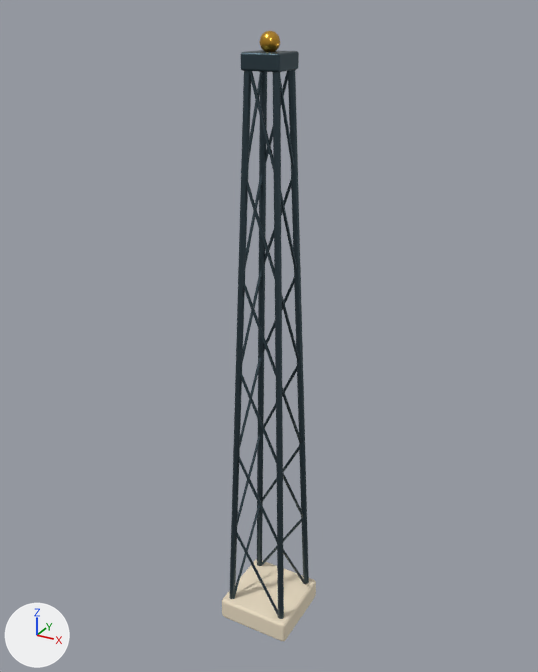
An edit to the glTF model godot/models/routes/rt_cable_pylon.glb, drawn before and after from the same camera.
Rendered twice from a camera (50 mm lens) standing at (4.32, -7.87, 8.54) and looking at (-0.09, 0.14, 4.53). Arrows for +X, +Y and +Z are at lower left; the lights stay in place. The picture after the commit comes second. Where no turn or scale is listed for an object, it has been applied to the vertices. Vertices at exactly the same position are counted once.

In view in the first picture: 'rt_cable_pylon_body'.
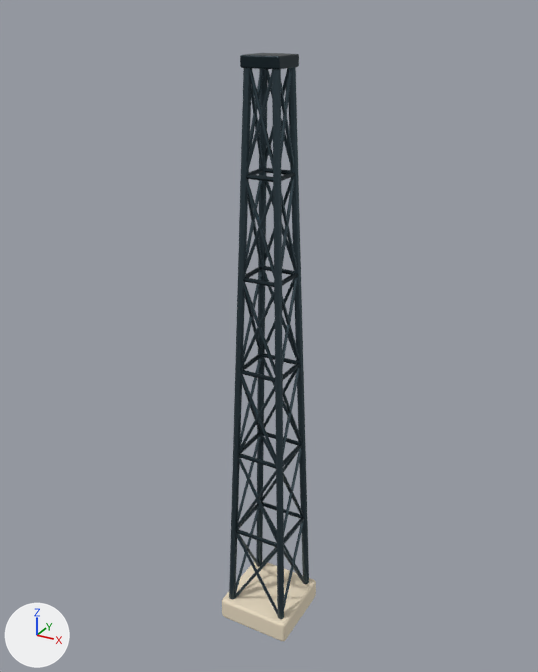
Location of each change, (x1, y1, x2, y2) in pixels of the pictures (538 x 672 px; the box of a moved part takes in the faces that stretch with it):
'rt_cable_pylon_body', reshaped
    before: (222, 30, 316, 641)
    after: (222, 53, 316, 641)
part 1 of me_rt_cable_pylon_body, moved or reshaped
    before: (288, 70, 309, 584)
    after: (256, 69, 268, 566)
part 2 of me_rt_cable_pylon_body, moved or reshaped
    before: (257, 72, 267, 566)
    after: (229, 68, 252, 599)
part 3 of me_rt_cable_pylon_body, moved or reshaped
    before: (273, 72, 284, 619)
    after: (287, 67, 309, 584)
part 4 of me_rt_cable_pylon_body, moved or reshaped
    before: (229, 71, 251, 599)
    after: (272, 69, 284, 619)
part 5 of me_rt_cable_pylon_body, added (mostly hidden)
    after: (251, 87, 263, 163)
part 6 of me_rt_cable_pylon_body, added
    after: (284, 517, 304, 544)
part 7 of me_rt_cable_pylon_body, moved or reshaped
    before: (241, 50, 299, 72)
    after: (240, 53, 299, 70)
part 8 of me_rt_cable_pylon_body, added
    after: (238, 432, 302, 469)
part 9 of me_rt_cable_pylon_body, added
    after: (241, 353, 300, 382)
part 10 of me_rt_cable_pylon_body, added
    after: (246, 168, 295, 182)
part 11 of me_rt_cable_pylon_body, added
    after: (243, 266, 298, 287)
part 12 of me_rt_cable_pylon_body, added
    after: (236, 502, 301, 547)
part 13 of me_rt_cable_pylon_body, deleted
    before: (259, 30, 280, 52)
part 14 of me_rt_cable_pylon_body, built on
    before: (238, 71, 303, 541)
    after: (234, 68, 304, 608)

Patch to the scene script:
```diff
--- a/godot/models/routes/rt_cable_pylon.glb.py
+++ b/godot/models/routes/rt_cable_pylon.glb.py
@@ me_rt_cable_pylon_body @@
-me_rt_cable_pylon_body.from_pydata(...)  # 612 vertices, 1100 faces; spans x -0.55..0.55, y -0.55..0.55, z -0.01..8.32
+me_rt_cable_pylon_body.from_pydata(...)  # 1304 vertices, 2344 faces; spans x -0.55..0.55, y -0.55..0.55, z -0.01..8.07
+# me_rt_cable_pylon_body part 1: the loose piece of 16 vertices spanning x 0.14..0.46, y 0.14..0.46, z 0.3..8.0 is turned 3.6 degrees about the y axis through its middle, then moved by (-0.6, 0.0, 0.0)
+# me_rt_cable_pylon_body part 2: the loose piece of 16 vertices spanning x -0.46..-0.14, y 0.14..0.46, z 0.3..8.0 is turned -3.6 degrees about the x axis through its middle, then moved by (0.0, -0.6, 0.0)
+# me_rt_cable_pylon_body part 3: the loose piece of 16 vertices spanning x 0.14..0.46, y -0.46..-0.14, z 0.3..8.0 is turned 3.6 degrees about the x axis through its middle, then moved by (0.0, 0.6, 0.0)
+# me_rt_cable_pylon_body part 4: the loose piece of 16 vertices spanning x -0.46..-0.14, y -0.46..-0.14, z 0.3..8.0 is turned -3.6 degrees about the y axis through its middle, then moved by (0.6, 0.0, 0.0)
+# me_rt_cable_pylon_body part 5: the loose piece of 16 vertices spanning x -0.24..-0.16, y -0.24..0.2, z 6.71..8.01 is copied, and the copy is turned 34.5 degrees about the x axis through its middle, then moved by (0.0, 0.04, 0.0); it spans x -0.24..-0.16, y -0.2..0.24, z 6.71..8.01
+# me_rt_cable_pylon_body part 6: a new loose piece, an 8-sided cylinder along y spanning x 0.343..0.403, y -0.372..0.373, z 1.553..1.613, in mat_k_metal_2e3a40 (dark blue #2a373e)
+# me_rt_cable_pylon_body part 7: the loose piece of 56 vertices spanning x -0.25..0.25, y -0.25..0.25, z 7.9..8.1 is scaled about its middle by (1.02, 1.02, 0.706), in mat_k_metal_2e3a40 (dark blue #2a373e)
+# me_rt_cable_pylon_body part 8: a new loose piece of 60 vertices spanning x -0.36..0.36, y -0.36..0.36, z 2.84..2.9, in mat_k_metal_2e3a40 (dark blue #2a373e)
+# me_rt_cable_pylon_body part 9: a new loose piece of 60 vertices spanning x -0.33..0.33, y -0.33..0.33, z 4.12..4.18, in mat_k_metal_2e3a40 (dark blue #2a373e)
+# me_rt_cable_pylon_body part 10: a new loose piece of 60 vertices spanning x -0.25..0.25, y -0.25..0.25, z 6.69..6.75, in mat_k_metal_2e3a40 (dark blue #2a373e)
+# me_rt_cable_pylon_body part 11: a new loose piece of 58 vertices spanning x -0.29..0.29, y -0.29..0.29, z 5.4..5.46, in mat_k_metal_2e3a40 (dark blue #2a373e)
+# me_rt_cable_pylon_body part 12: a new loose piece of 46 vertices spanning x -0.4..0.37, y -0.4..0.4, z 1.55..1.61, in mat_k_metal_2e3a40 (dark blue #2a373e)
+# me_rt_cable_pylon_body part 13: the loose piece of 52 vertices spanning x -0.11..0.11, y -0.12..0.12, z 8.08..8.32 is deleted
+# me_rt_cable_pylon_body part 14: 10 vertices moved within x -0.28..0.28, y -0.28..0.28, z 5.43..6.72; 21 vertices removed from x -0.35..0.35, y -0.35..0.35, z 2.87..6.72; 389 vertices added at x -0.43..0.43, y -0.43..0.43, z 0.29..8.01
+# other edits to the shape of me_rt_cable_pylon_body do not show in these pictures
 me_rt_cable_pylon_body.materials.append(mat_k_stone_eadcc2)
 me_rt_cable_pylon_body.materials.append(mat_k_metal_46565e)
-me_rt_cable_pylon_body.materials.append(mat_k_brass_d9a441)  # orange #daa63f
+me_rt_cable_pylon_body.materials.append(mat_k_metal_2e3a40)  # dark blue #2a373e
```
